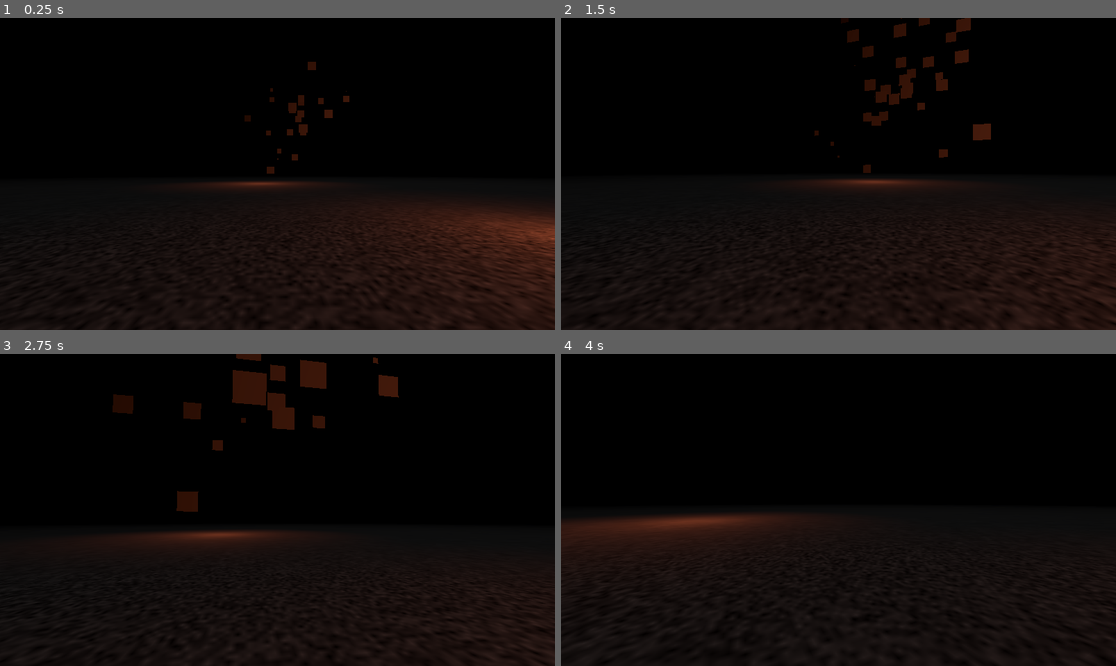
Above: before the commit, frames 1-4 (two rows, left to right).
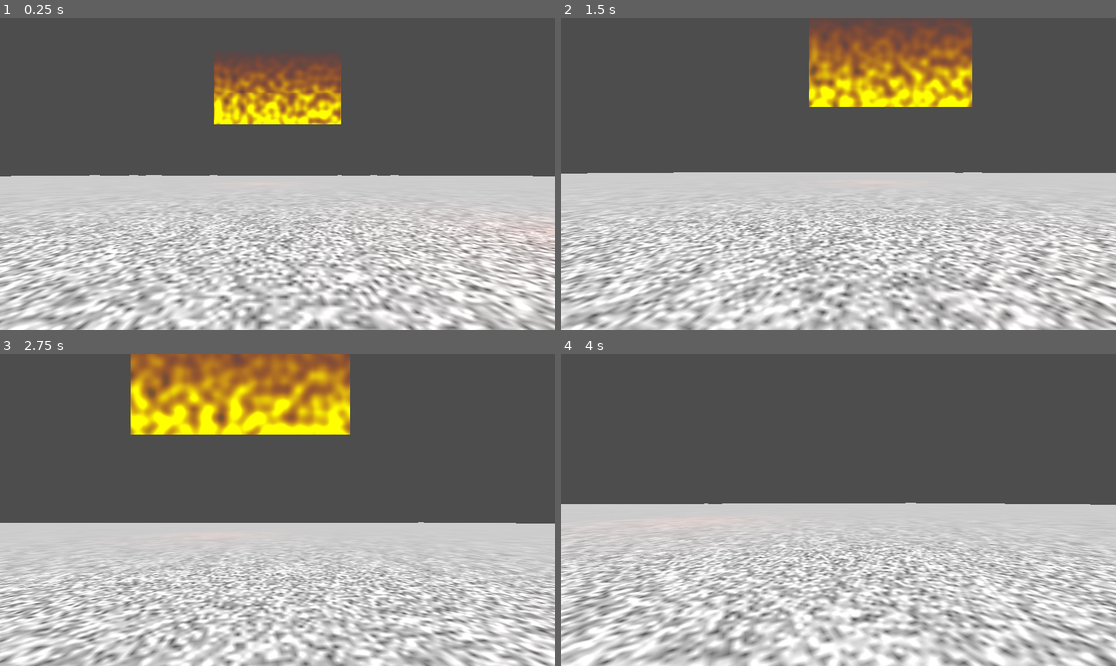
Above: after the commit, the same moments.

Repository: AzuSends/phoenix_horror
Game: Godot game, scene res://main.tscn
The game is run twice, just before and just after one commit, with the same random seed, the same clock (stepped at 60 frames per second) and the same inputs.
Inputs (mouse positions are in pixels of both pictures, inside the frame that each line leads up to):
- Up to frame 1 (0.25 s): no input
- Up to frame 2 (1.5 s): move the mouse to (866, 174) at 0.52 s; hold W (walk_forward) from 0.53 s (still down); move the mouse to (810, 174) at 1.27 s
- Up to frame 3 (2.75 s): keep holding W (walk_forward); move the mouse to (288, 503) at 2.02 s
- Up to frame 4 (4 s): keep holding W (walk_forward); move the mouse to (832, 516) at 2.77 s; move the mouse to (877, 513) at 3.52 s

The runs differ from the first frame. In frame 1, 100% of the frame differs, in the area x 0-100%, y 0-100%; in frame 2, 100%; in frame 3, 100%; in frame 4, 100%.

Commit message:
Created Fire scene
Scene 'Fire' is a shader that kinda looks like fire

Diff:
--- /dev/null
+++ b/Fire.tscn
@@ -0,0 +1,23 @@
+[gd_scene load_steps=5 format=3 uid="uid://bo62n4aqiiixc"]
+
+[ext_resource type="Shader" uid="uid://bksiyykf8pdga" path="res://basic_fire.tres" id="1_p7d3r"]
+[ext_resource type="Texture2D" uid="uid://dxbmnfwqx63ft" path="res://Perlin_noise_example.png" id="2_pbexy"]
+
+[sub_resource type="ShaderMaterial" id="ShaderMaterial_2j45n"]
+render_priority = 0
+shader = ExtResource("1_p7d3r")
+shader_parameter/DissolveSpeed = Vector2(0, 1)
+shader_parameter/MainTexture = ExtResource("2_pbexy")
+
+[sub_resource type="QuadMesh" id="QuadMesh_kefos"]
+
+[node name="Fire" type="Node3D"]
+
+[node name="CPUParticles3D" type="CPUParticles3D" parent="."]
+material_override = SubResource("ShaderMaterial_2j45n")
+amount = 1
+lifetime = 4.0
+mesh = SubResource("QuadMesh_kefos")
+gravity = Vector3(0, 0, 0)
+scale_amount_min = 3.0
+scale_amount_max = 3.0
--- /dev/null
+++ b/basic_fire.tres
@@ -0,0 +1,166 @@
+[gd_resource type="VisualShader" load_steps=14 format=3 uid="uid://bksiyykf8pdga"]
+
+[sub_resource type="VisualShaderNodeVectorOp" id="VisualShaderNodeVectorOp_t8ig2"]
+default_input_values = [0, Quaternion(0, 0, 0, 0), 1, Quaternion(0, 0, 0, 0)]
+op_type = 2
+operator = 2
+
+[sub_resource type="VisualShaderNodeInput" id="VisualShaderNodeInput_hm5ro"]
+input_name = "time"
+
+[sub_resource type="VisualShaderNodeVec2Parameter" id="VisualShaderNodeVec2Parameter_pxhl2"]
+parameter_name = "DissolveSpeed"
+default_value_enabled = true
+
+[sub_resource type="VisualShaderNodeMix" id="VisualShaderNodeMix_t8ig2"]
+output_port_for_preview = 0
+default_input_values = [0, Quaternion(0, 0, 0, 0), 1, Quaternion(1, 1, 1, 1), 2, Quaternion(1, 1, 1, 1)]
+op_type = 5
+
+[sub_resource type="VisualShaderNodeTexture2DParameter" id="VisualShaderNodeTexture2DParameter_t8ig2"]
+parameter_name = "MainTexture"
+
+[sub_resource type="VisualShaderNodeTexture" id="VisualShaderNodeTexture_hm5ro"]
+source = 5
+
+[sub_resource type="VisualShaderNodeVectorOp" id="VisualShaderNodeVectorOp_7lcoi"]
+output_port_for_preview = 0
+default_input_values = [0, Quaternion(0, 0, 0, 0), 1, Quaternion(0, 0, 0, 0)]
+op_type = 2
+operator = 2
+
+[sub_resource type="VisualShaderNodeUVFunc" id="VisualShaderNodeUVFunc_t8ig2"]
+output_port_for_preview = 0
+default_input_values = [1, Vector2(1, 2), 2, Vector2(0.5, -0.25)]
+
+[sub_resource type="VisualShaderNodeVectorDecompose" id="VisualShaderNodeVectorDecompose_t8ig2"]
+output_port_for_preview = 1
+default_input_values = [0, Quaternion(0, 0, 0, 0)]
+op_type = 2
+
+[sub_resource type="VisualShaderNodeColorConstant" id="VisualShaderNodeColorConstant_ko11b"]
+constant = Color(0.8862745, 0.32941177, 0, 0.9843137)
+
+[sub_resource type="VisualShaderNodeColorConstant" id="VisualShaderNodeColorConstant_woaka"]
+constant = Color(3.924, 3.79, 0, 1)
+
+[sub_resource type="VisualShaderNodeUVFunc" id="VisualShaderNodeUVFunc_5bvgd"]
+output_port_for_preview = 0
+
+[sub_resource type="VisualShaderNodeBillboard" id="VisualShaderNodeBillboard_t8ig2"]
+keep_scale = true
+
+[resource]
+code = "shader_type spatial;
+render_mode blend_mix, depth_draw_opaque, depth_test_default, cull_back, diffuse_lambert, specular_schlick_ggx;
+
+uniform vec2 DissolveSpeed = vec2(0.000000, 0.000000);
+uniform sampler2D MainTexture;
+
+
+
+void vertex() {
+	mat4 n_out2p0;
+// GetBillboardMatrix:2
+	{
+		mat4 __mvm = VIEW_MATRIX * mat4(INV_VIEW_MATRIX[0], INV_VIEW_MATRIX[1], INV_VIEW_MATRIX[2], MODEL_MATRIX[3]);
+		__mvm = __mvm * mat4(vec4(length(MODEL_MATRIX[0].xyz), 0.0, 0.0, 0.0), vec4(0.0, length(MODEL_MATRIX[1].xyz), 0.0, 0.0), vec4(0.0, 0.0, length(MODEL_MATRIX[2].xyz), 0.0), vec4(0.0, 0.0, 0.0, 1.0));
+		n_out2p0 = __mvm;
+	}
+
+
+// Output:0
+	MODELVIEW_MATRIX = n_out2p0;
+
+
+}
+
+void fragment() {
+// ColorConstant:6
+	vec4 n_out6p0 = vec4(0.886275, 0.329412, 0.000000, 0.984314);
+
+
+// ColorConstant:7
+	vec4 n_out7p0 = vec4(3.924000, 3.790000, 0.000000, 1.000000);
+
+
+// UVFunc:31
+	vec2 n_in31p1 = vec2(1.00000, 2.00000);
+	vec2 n_in31p2 = vec2(0.50000, -0.25000);
+	vec2 n_out31p0 = n_in31p2 * n_in31p1 + UV;
+
+
+// Mix:13
+	vec4 n_out13p0 = mix(n_out6p0, n_out7p0, vec4(n_out31p0, 0.0, 0.0));
+
+
+// Input:11
+	float n_out11p0 = TIME;
+
+
+// Vector2Parameter:12
+	vec2 n_out12p0 = DissolveSpeed;
+
+
+// VectorOp:10
+	vec4 n_out10p0 = vec4(n_out11p0) * vec4(n_out12p0, 0.0, 0.0);
+
+
+// UVFunc:9
+	vec2 n_in9p1 = vec2(1.00000, 1.00000);
+	vec2 n_out9p0 = vec2(n_out10p0.xy) * n_in9p1 + UV;
+
+
+	vec4 n_out3p0;
+// Texture2D:3
+	n_out3p0 = texture(MainTexture, n_out9p0);
+
+
+// VectorOp:30
+	vec4 n_out30p0 = n_out13p0 * n_out3p0;
+
+
+// VectorDecompose:32
+	float n_out32p0 = n_out30p0.x;
+	float n_out32p1 = n_out30p0.y;
+	float n_out32p2 = n_out30p0.z;
+	float n_out32p3 = n_out30p0.w;
+
+
+// Output:0
+	ALBEDO = vec3(n_out30p0.xyz);
+	ALPHA = n_out32p1;
+
+
+}
+"
+nodes/vertex/0/position = Vector2(860, 220)
+nodes/vertex/2/node = SubResource("VisualShaderNodeBillboard_t8ig2")
+nodes/vertex/2/position = Vector2(450.8159, 491.04007)
+nodes/vertex/connections = PackedInt32Array(2, 0, 0, 10)
+nodes/fragment/0/position = Vector2(1980, 160)
+nodes/fragment/2/node = SubResource("VisualShaderNodeTexture2DParameter_t8ig2")
+nodes/fragment/2/position = Vector2(880, 1120)
+nodes/fragment/3/node = SubResource("VisualShaderNodeTexture_hm5ro")
+nodes/fragment/3/position = Vector2(1220, 680)
+nodes/fragment/6/node = SubResource("VisualShaderNodeColorConstant_ko11b")
+nodes/fragment/6/position = Vector2(-1000, -100)
+nodes/fragment/7/node = SubResource("VisualShaderNodeColorConstant_woaka")
+nodes/fragment/7/position = Vector2(-1000, 20)
+nodes/fragment/9/node = SubResource("VisualShaderNodeUVFunc_5bvgd")
+nodes/fragment/9/position = Vector2(-900, 680)
+nodes/fragment/10/node = SubResource("VisualShaderNodeVectorOp_t8ig2")
+nodes/fragment/10/position = Vector2(-1140, 640)
+nodes/fragment/11/node = SubResource("VisualShaderNodeInput_hm5ro")
+nodes/fragment/11/position = Vector2(-1480, 520)
+nodes/fragment/12/node = SubResource("VisualShaderNodeVec2Parameter_pxhl2")
+nodes/fragment/12/position = Vector2(-1460, 780)
+nodes/fragment/13/node = SubResource("VisualShaderNodeMix_t8ig2")
+nodes/fragment/13/position = Vector2(-600, -20)
+nodes/fragment/30/node = SubResource("VisualShaderNodeVectorOp_7lcoi")
+nodes/fragment/30/position = Vector2(1520, 160)
+nodes/fragment/31/node = SubResource("VisualShaderNodeUVFunc_t8ig2")
+nodes/fragment/31/position = Vector2(-940, 200)
+nodes/fragment/32/node = SubResource("VisualShaderNodeVectorDecompose_t8ig2")
+nodes/fragment/32/position = Vector2(1740, 360)
+nodes/fragment/connections = PackedInt32Array(2, 0, 3, 2, 12, 0, 10, 1, 11, 0, 10, 0, 9, 0, 3, 0, 6, 0, 13, 0, 10, 0, 9, 2, 3, 0, 30, 1, 30, 0, 0, 0, 13, 0, 30, 0, 31, 0, 13, 2, 7, 0, 13, 1, 30, 0, 32, 0, 32, 1, 0, 1)
--- a/main.tscn
+++ b/main.tscn
@@ -1,8 +1,8 @@
-[gd_scene load_steps=16 format=3 uid="uid://cqow47bch5ocs"]
+[gd_scene load_steps=9 format=3 uid="uid://cqow47bch5ocs"]
 
 [ext_resource type="Script" uid="uid://c6aa6ue3lrcrn" path="res://movement.gd" id="1_0xm2m"]
 [ext_resource type="Shader" uid="uid://dqpkc5grqk4q3" path="res://main.gdshader" id="1_ig7tw"]
-[ext_resource type="Shader" uid="uid://d1lolp17k55pj" path="res://sky.gdshader" id="3_h2yge"]
+[ext_resource type="PackedScene" uid="uid://bo62n4aqiiixc" path="res://Fire.tscn" id="3_h2yge"]
 
 [sub_resource type="PlaneMesh" id="PlaneMesh_0xm2m"]
 size = Vector2(100, 100)
@@ -25,31 +25,9 @@
 shader_parameter/height_scale = 0.15
 shader_parameter/noise = SubResource("NoiseTexture2D_0xm2m")
 
-[sub_resource type="StandardMaterial3D" id="StandardMaterial3D_h2yge"]
-
-[sub_resource type="PlaneMesh" id="PlaneMesh_1bvp3"]
-material = SubResource("StandardMaterial3D_h2yge")
-size = Vector2(0.1, 0.1)
-orientation = 2
-
-[sub_resource type="Curve" id="Curve_1bvp3"]
-_data = [Vector2(0, 0.022471905), 0.0, 0.0, 0, 0, Vector2(0.110465124, 1), 0.0, 0.0, 0, 0, Vector2(0.72674423, 1), 0.0, 0.0, 0, 0, Vector2(1, 0.056179762), 0.0, 0.0, 0, 0]
-point_count = 4
-
-[sub_resource type="Gradient" id="Gradient_lquwl"]
-
-[sub_resource type="NoiseTexture2D" id="NoiseTexture2D_h2yge"]
-
-[sub_resource type="ShaderMaterial" id="ShaderMaterial_lquwl"]
-shader = ExtResource("3_h2yge")
-shader_parameter/noise = SubResource("NoiseTexture2D_h2yge")
-
-[sub_resource type="Sky" id="Sky_7mycd"]
-sky_material = SubResource("ShaderMaterial_lquwl")
-
 [sub_resource type="Environment" id="Environment_272bh"]
 background_mode = 2
-sky = SubResource("Sky_7mycd")
+ambient_light_color = Color(1, 1, 1, 1)
 
 [node name="Main" type="Node"]
 
@@ -78,15 +56,8 @@
 omni_range = 4096.0
 omni_attenuation = 1.598
 
-[node name="CPUParticles3D" type="CPUParticles3D" parent="."]
-transform = Transform3D(1, 0, 0, 0, 1, 0, 0, 0, 1, 0.22939485, 1.3508635, 1.8855863)
-amount = 100
-mesh = SubResource("PlaneMesh_1bvp3")
-emission_shape = 1
-emission_sphere_radius = 1.0
-gravity = Vector3(0, 9.8, 0)
-scale_amount_curve = SubResource("Curve_1bvp3")
-color_ramp = SubResource("Gradient_lquwl")
-
 [node name="WorldEnvironment" type="WorldEnvironment" parent="."]
 environment = SubResource("Environment_272bh")
+
+[node name="Fire" parent="." instance=ExtResource("3_h2yge")]
+transform = Transform3D(1, 0, 0, 0, 1, 0, 0, 0, 1, 0, 3.382, 0)
Binary file added: Perlin_noise_example.png
Not shown, added: Perlin_noise_example.png.import
